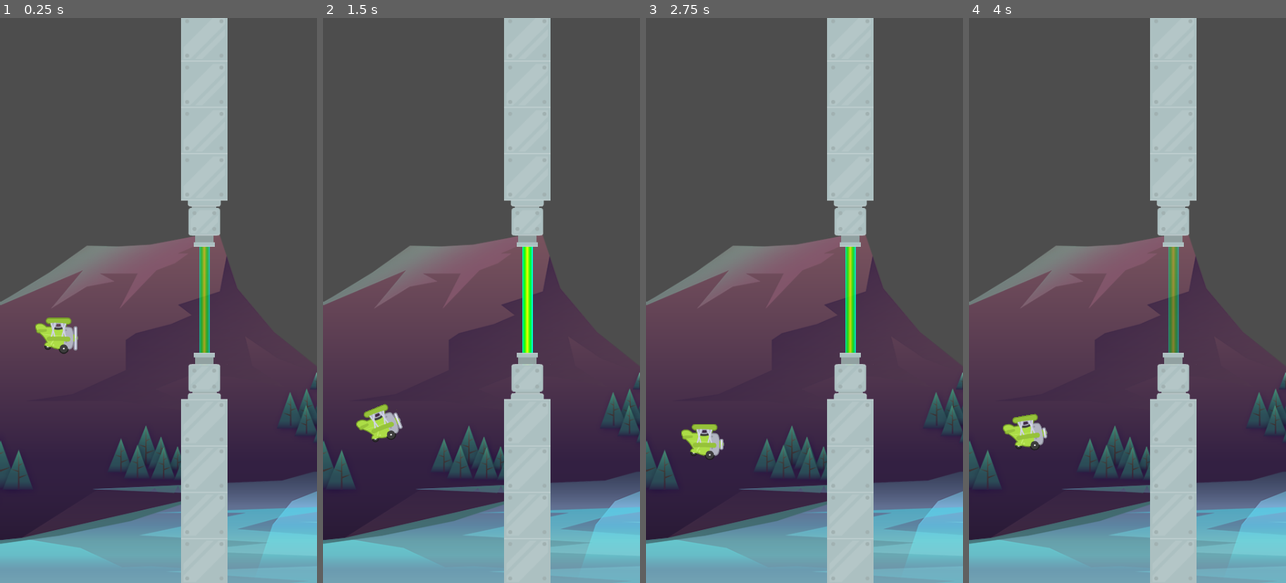
Above: before the commit, frames 1-4 (left to right).
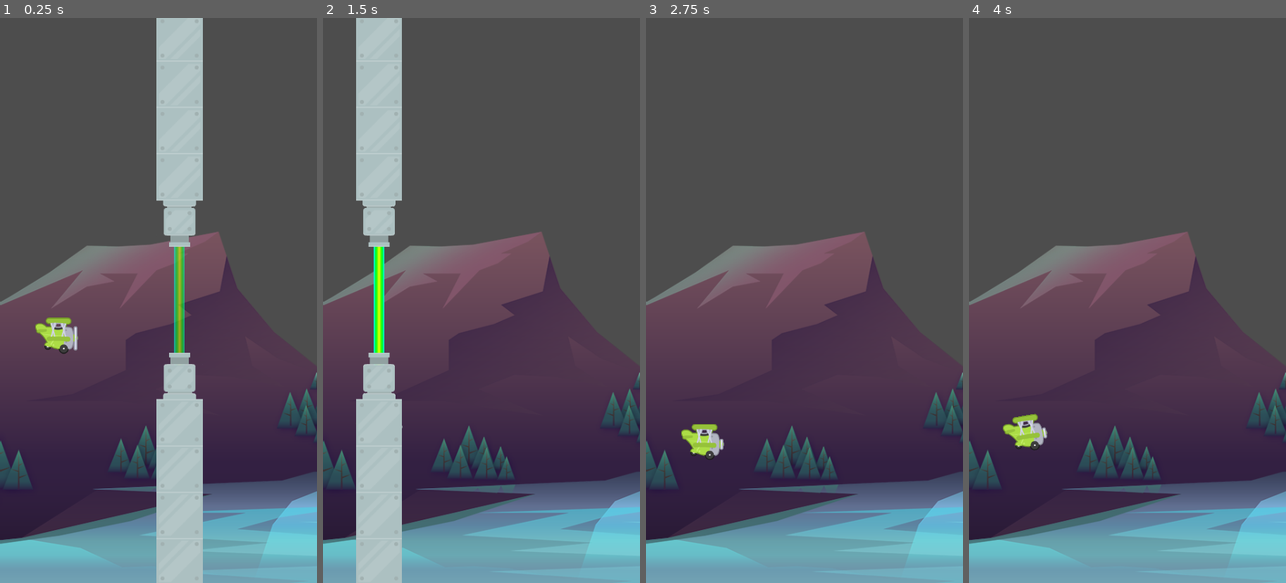
Above: after the commit, the same moments.

Repository: Havolt/tappy-plane
Game: Godot game, scene res://scenes/game/game.tscn
Same seed, same stepped clock (60 frames per second), same inputs: the game is played once before the commit and once after it.
Inputs:
- Up to frame 1 (0.25 s): no input
- Up to frame 2 (1.5 s): tap Space (fly) at 0.6, 1.35 s
- Up to frame 3 (2.75 s): tap Space (fly) at 2.1 s
- Up to frame 4 (4 s): tap Space (fly) at 2.85, 3.6 s

The runs differ from the first frame. In frame 1, 14% of the frame differs, in the area x 49-72%, y 0-100%; in frame 2, 23%, in the area x 10-72%, y 0-100%; in frame 3, 12%; in frame 4, 12%.

Commit message:
move pipe to left and remove when its off screen

Diff:
--- /dev/null
+++ b/scenes/pipes/pipes.gd
@@ -0,0 +1,14 @@
+extends Node2D
+
+# Called every frame. 'delta' is the elapsed time since the previous frame.
+func _process(delta: float) -> void:
+	position.x -= 150.0 * delta
+	check_off_screen()
+
+func check_off_screen():
+	if position.x < -500.0:
+		queue_free()
+
+
+func _on_screen_exited() -> void:
+	queue_free()
--- a/scenes/pipes/pipes.tscn
+++ b/scenes/pipes/pipes.tscn
@@ -1,10 +1,12 @@
-[gd_scene load_steps=4 format=3 uid="uid://bunmx5nv2h7lm"]
+[gd_scene load_steps=5 format=3 uid="uid://bunmx5nv2h7lm"]
 
+[ext_resource type="Script" path="res://scenes/pipes/pipes.gd" id="1_1if1m"]
 [ext_resource type="PackedScene" uid="uid://ca33esxhwkguw" path="res://scenes/laser/laser.tscn" id="1_q3td4"]
 [ext_resource type="PackedScene" uid="uid://cb5o81e8knwur" path="res://scenes/pipe/pipe.tscn" id="2_5n4vl"]
 [ext_resource type="AudioStream" uid="uid://vjscrycvcq7i" path="res://assets/audio/score.wav" id="3_3qqle"]
 
 [node name="Pipes" type="Node2D"]
+script = ExtResource("1_1if1m")
 
 [node name="Laser" parent="." instance=ExtResource("1_q3td4")]
 z_index = -1
@@ -22,3 +24,5 @@
 
 [node name="ScoreSound" type="AudioStreamPlayer2D" parent="."]
 stream = ExtResource("3_3qqle")
+
+[connection signal="screen_exited" from="VisibleOnScreenNotifier2D" to="." method="_on_screen_exited"]
